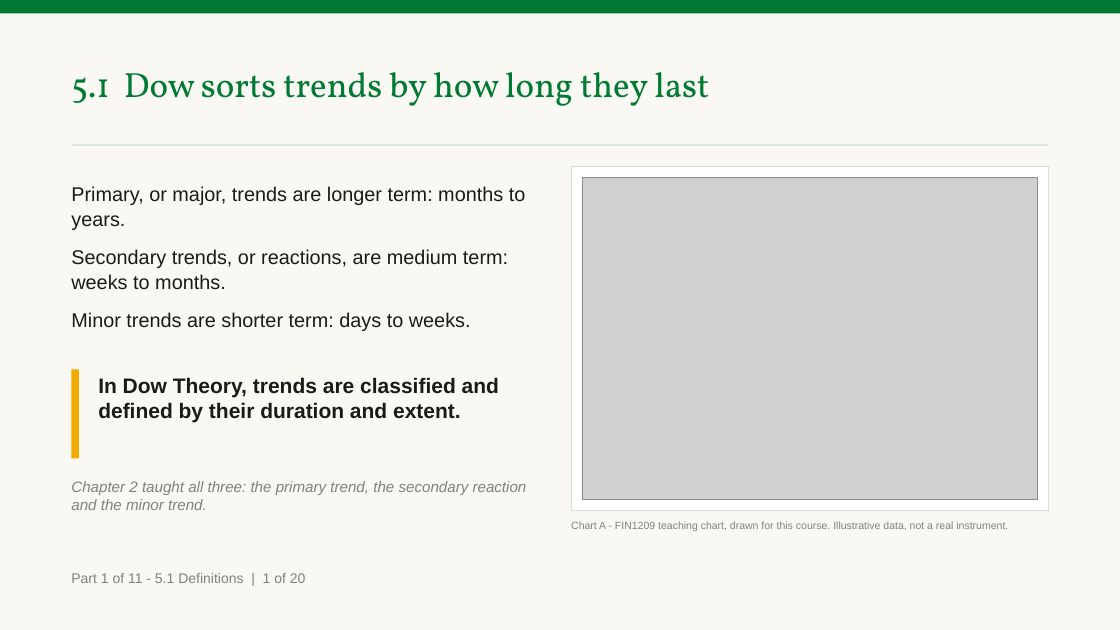
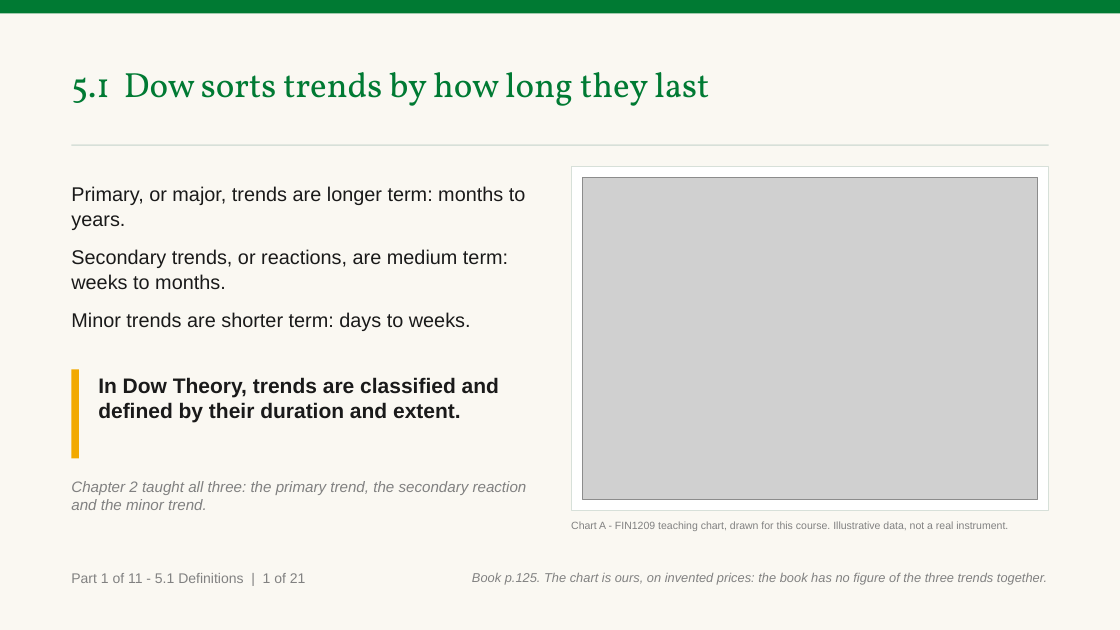
Before and after one commit to benjiesotelo-sudo/Telos_FIN1209, a slide deck: slide 4 of chapter-05/FIN1209-Chapter-05.pptx. Drawn at 1120x630 pixels with LibreOffice and Linux fonts; fonts in the diff are those of the drawing; grey boxes stand for pictures. Boxes give left, top, right and bottom in pixels: in the first picture for what was removed or moved away, otherwise in the second. Text is boxed around its words. In the diff, an @@ line names an element or a change of style, - is before the commit and + after.

Commit message:
Say where every Chapter 5 slide comes from, and how its invented price was built
The instructor asked how the swings on the wave charts were computed and
said the answer belonged on the slide. A new slide and Chart AJ show the
three waves the invented price is added up from, with the sizes and why
they were chosen; the two slides after it say how each line is drawn from
those waves and that a real chart carries no such numbers.

Every teaching slide now carries an origin line, bottom right: the book
page, the figure, whose the numbers are, and where the book gives no
reason, that it gives none. deckkit prints it from a new optional field;
Chapters 1 to 4 set none and rebuild byte identical.

TEMPLATE.md records the standing rule: nothing is stated without its
explanation.

```diff
--- a/chapter-05/FIN1209-Chapter-05.pptx
+++ b/chapter-05/FIN1209-Chapter-05.pptx
@@ text at (x1=71, y1=573, x2=306, y2=583): text changed @@
-Part 1 of 11 - 5.1 Definitions | 1 of 20
+Part 1 of 11 - 5.1 Definitions | 1 of 21
@@ text added at (x1=472, y1=573, x2=1047, y2=585), 11 pt, text #818181, italic @@
+Book p.125. The chart is ours, on invented prices: the book has no figure of the three trends together.
```
Also in this commit, not shown: 103 other slides changed, 1 slide added, 6 other files.
